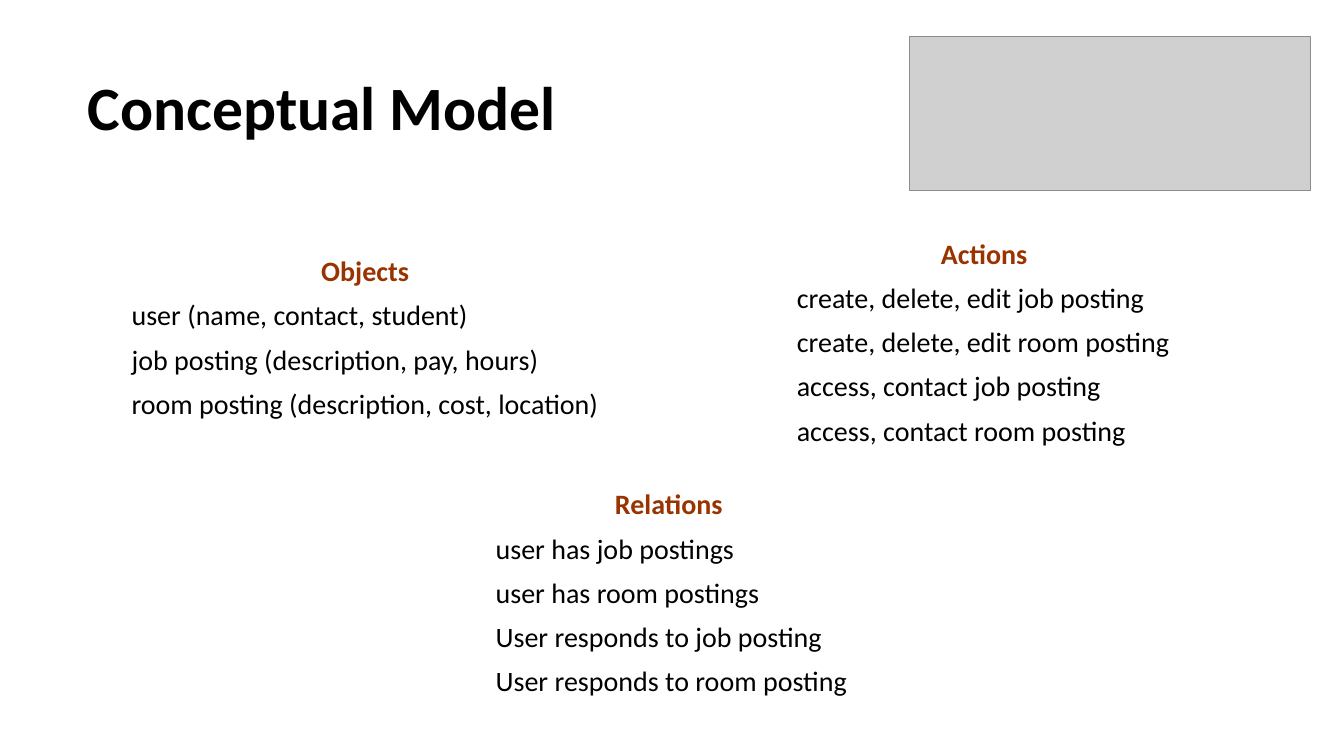
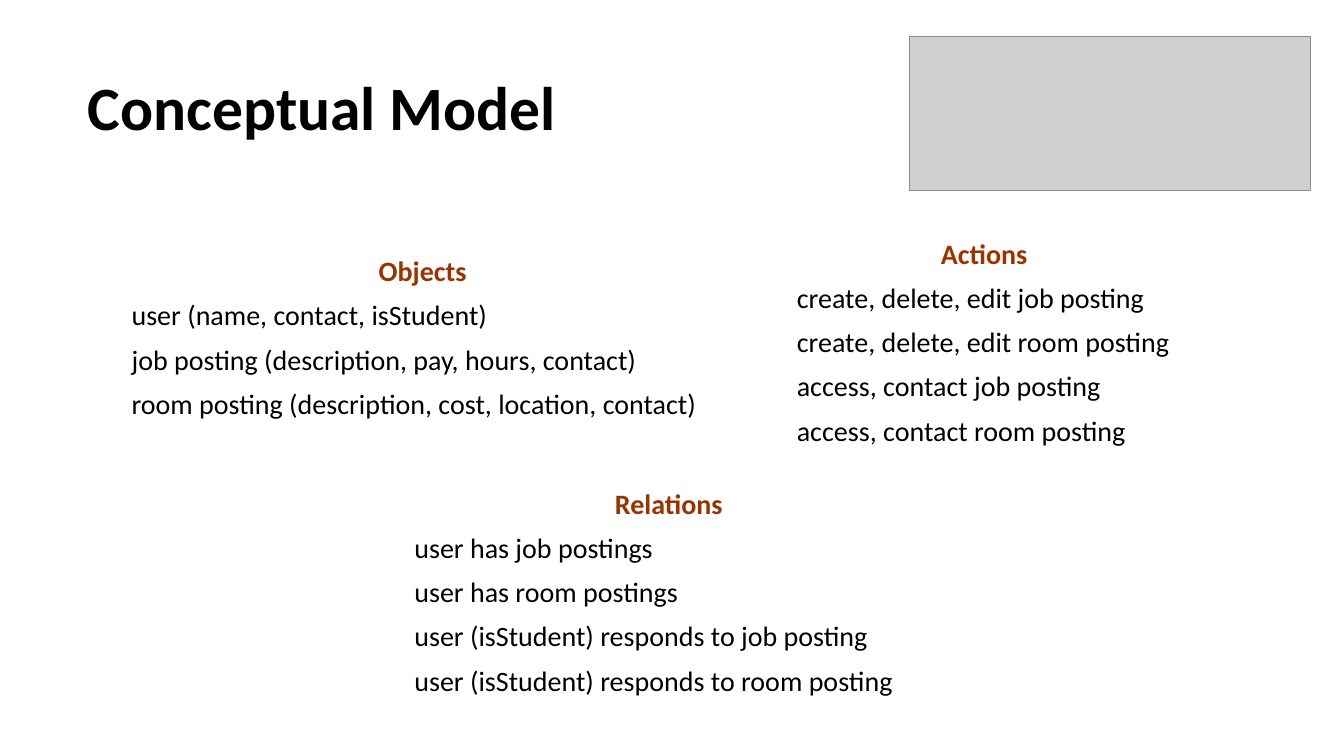
Before and after one commit to guilhermewastaken/HCI, a slide deck: slide 8 of IPC.pptx (slide 10 before the commit). Drawn at 1344x756 pixels with LibreOffice and Linux fonts; fonts in the diff are those of the drawing; grey boxes stand for pictures. Boxes give left, top, right and bottom in pixels: in the first picture for what was removed or moved away, otherwise in the second. Text is boxed around its words. In the diff, an @@ line names an element or a change of style, - is before the commit and + after.

```diff
--- a/IPC.pptx
+++ b/IPC.pptx
@@ text at [132, 304, 696, 419]: text changed @@
-user (name, contact, student)
-job posting (description, pay, hours)
-room posting (description, cost, location)
+user (name, contact, isStudent)
+job posting (description, pay, hours, contact)
+room posting (description, cost, location, contact)
@@ text "Relations": place and size @@
-text "Relations" at [496, 494, 847, 696]
+text "Relations" at [414, 494, 893, 696]
@@ text at [414, 625, 893, 696]: text changed @@
-User responds to job posting
-User responds to room posting
+user (isStudent) responds to job posting
+user (isStudent) responds to room posting
```
Also in this commit, not shown: 3 other slides changed.
